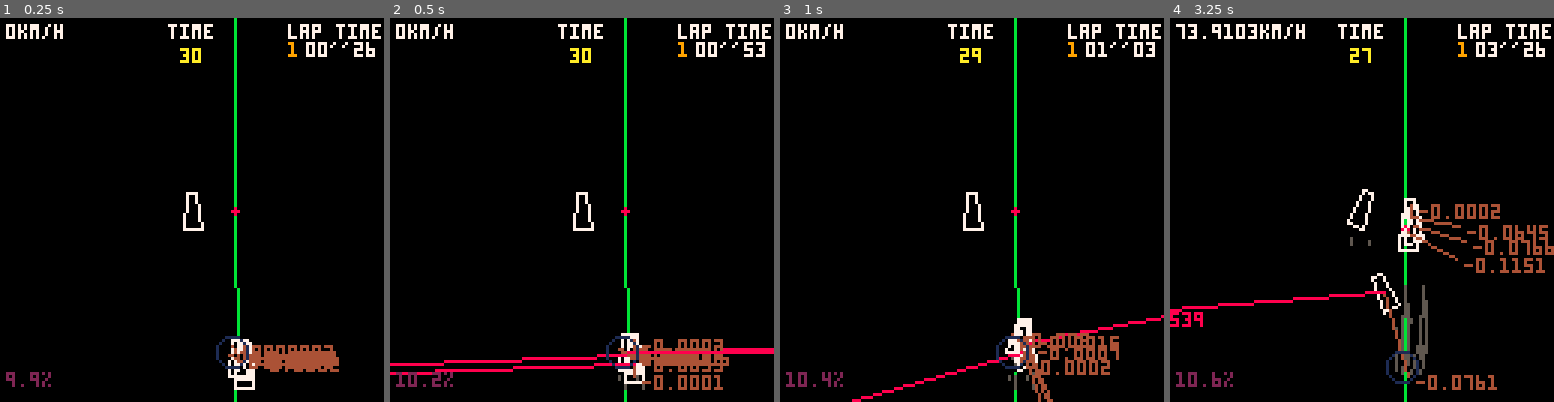
Above: before the commit, frames 1-4 (left to right).
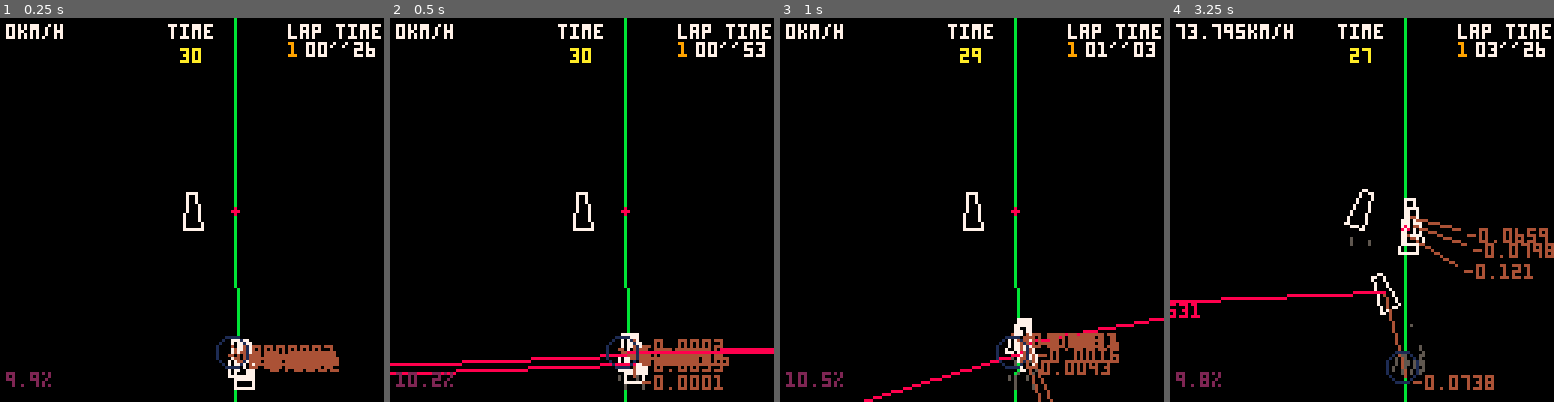
Above: after the commit, the same moments.

Repository: freds72/virtua-on
Game: PICO-8 cartridge carts/physics.p8
The game is run twice, just before and just after one commit, with the same random seed, the same clock (stepped at 60 frames per second) and the same inputs.
Inputs:
- Up to frame 1 (0.25 s): no input
- Up to frame 2 (0.5 s): no input
- Up to frame 3 (1 s): no input
- Up to frame 4 (3.25 s): hold Right 1.6-2.1 s; hold Up 2.15-2.42 s; hold Right 2.47-3.03 s; hold Left from 3.08 s (still down)

Frame 1 is identical in both runs. In frame 2, 0.3% of the frame differs, in the area x 11-87%, y 84-93%; in frame 3, 1.1%; in frame 4, 4.8%, in the area x 0-100%, y 1-97%.

Commit message:
minor changes to slide

Diff:
--- a/carts/physics.p8
+++ b/carts/physics.p8
@@ -555,7 +555,7 @@
 	local forces,torque={0,0,0},0
 
 	local is_braking=false
-	local max_rpm=0.6
+	local max_rpm=0.55
 	local steering_angle=0
 	local sliding_t=0
 
@@ -677,7 +677,7 @@
 			self:apply_force_and_torque(fwd,-steering_angle*lerp(0,0.25,rpm/max_rpm))
 
 			-- rear wheels sliding?
-			if not full_slide and rps>10 and effective_rps/rps<0.8 then
+			if not full_slide and rps>10 and effective_rps/rps<0.6 then
 				skidmark_emitters[3](self:apply(v[3]))
 				skidmark_emitters[4](self:apply(v[4]))
 			end
